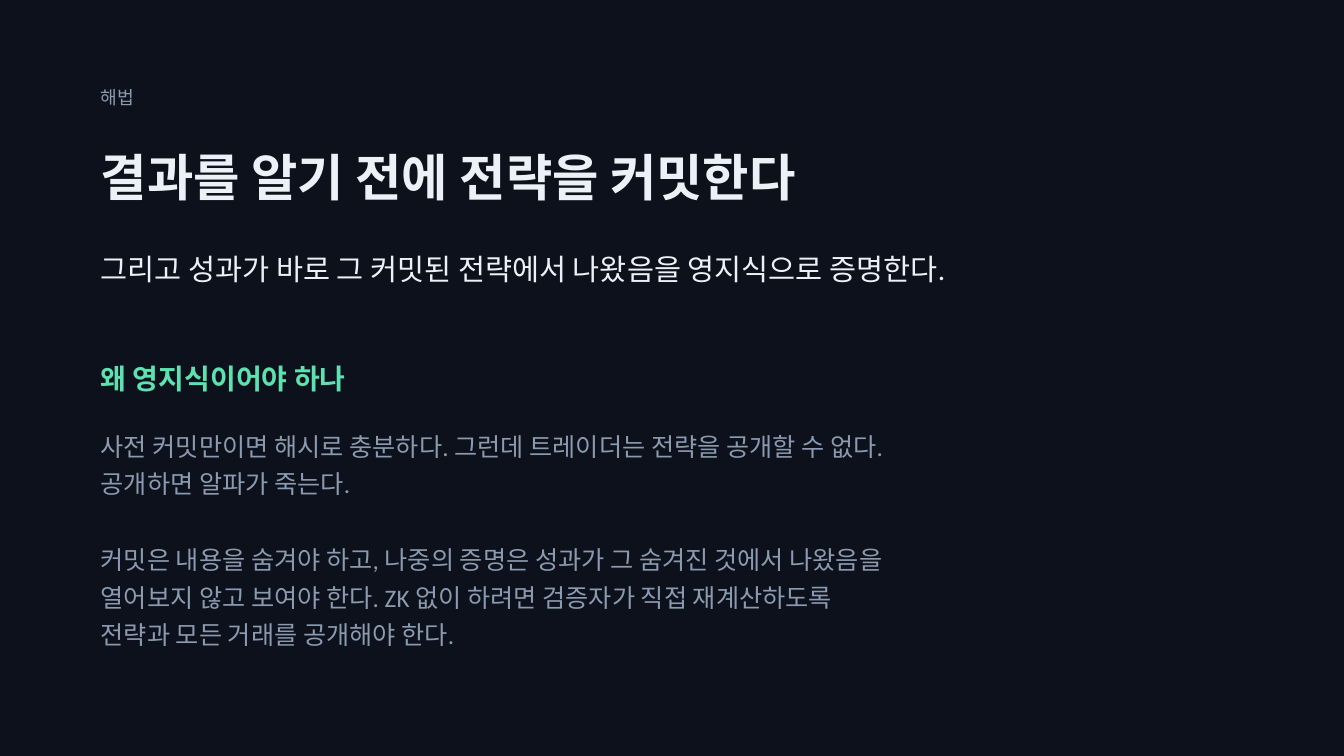
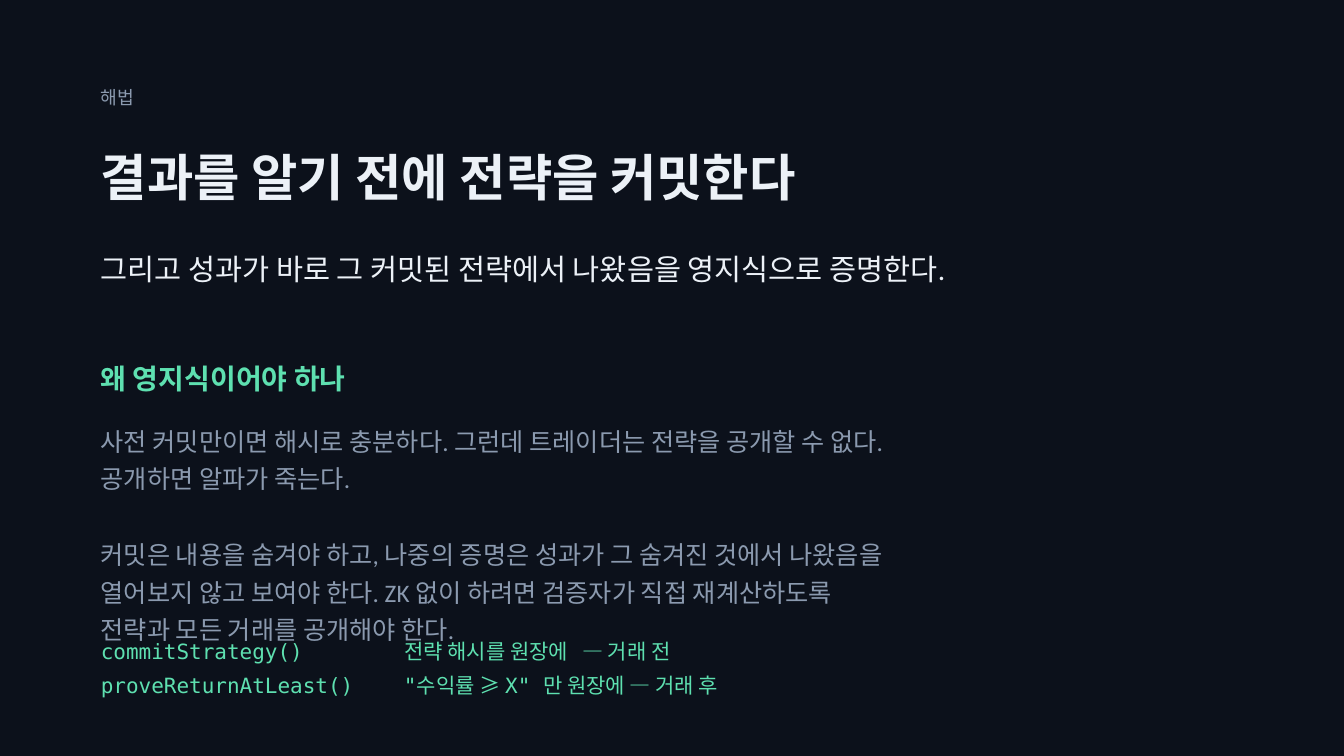
Before and after one commit to SeoDongOk/proof-of-track-record, a slide deck: slide 5 of deck/proof-of-track-record.pptx. Drawn at 1344x756 pixels with LibreOffice and Linux fonts; fonts in the diff are those of the drawing. Boxes give left, top, right and bottom in pixels: in the first picture for what was removed or moved away, otherwise in the second. Text is boxed around its words. In the diff, an @@ line names an element or a change of style, - is before the commit and + after.

```diff
--- a/deck/proof-of-track-record.pptx
+++ b/deck/proof-of-track-record.pptx
@@ text "사전 커밋만이면 해시로 충분하다. 그런데 ..." rewrapped from (101,435,883,646) to (101,430,883,646) @@
@@ text added at (101,638,718,698), 15 pt, text #5EE0B0 @@
+commitStrategy() 전략 해시를 원장에 — 거래 전
+proveReturnAtLeast() "수익률 ≥ X" 만 원장에 — 거래 후
```
Also in this commit, not shown: 6 other slides changed, 26 other files.
